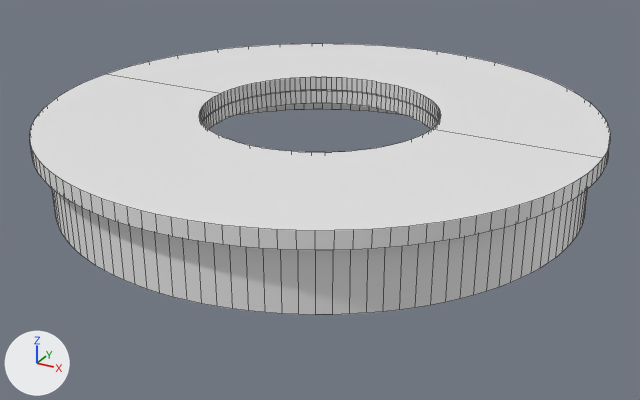
The Blender file blender/spacerTop_apply.blend, before and after one commit.
Camera for both pictures: a camera (50 mm lens) standing at (0.039, -0.071, 0.029) and looking at (0.0007, -0.0013, -0.0058). Lighting does not change. The marker at lower left points along +X, +Y and +Z. Mesh edges are drawn as thin lines.
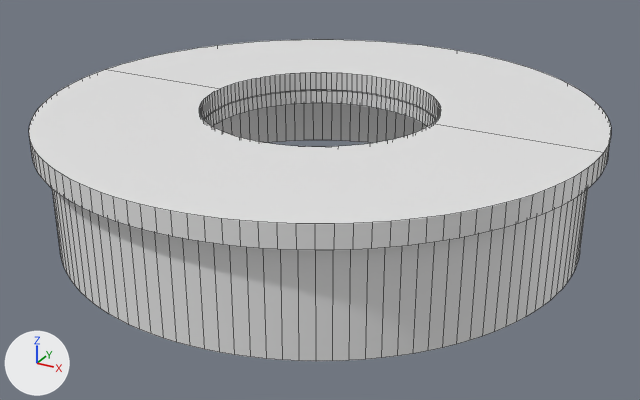
Where the newer file only moved an object's origin or applied its transform, the numbers keep the older frame.

Diff of the bpy script that builds the scene:
```diff
--- a/blender/spacerTop_apply.blend.py
+++ b/blender/spacerTop_apply.blend.py
@@ me_cylinder_001 @@
 # used by ob_cylinder; location = (0.0, 0.0, 0.0015); scale = (0.42, 0.42, 2.0)
-me_cylinder_001.from_pydata(...)  # 1280 vertices, 650 faces; spans x -0.0631..0.0631, y -0.0631..0.0631, z -0.003..0.0007
+me_cylinder_001.from_pydata(...)  # 1280 vertices, 650 faces; spans x -0.0631..0.0631, y -0.0631..0.0631, z -0.005..0.0009
+# me_cylinder_001 part 1: 512 of the vertices in x -0.0631..0.0631, y -0.0631..0.0631, z -0.003..0.0007 are scaled about their middle by (1, 1, 1.61), then moved by (0.0, 0.0, -0.0009)
```

Pixel boxes (x1, y1, x2, y2) of what changed, in the pictures (640 x 400 px):
'Cylinder', reshaped (18% taller)
    before: (30, 43, 610, 315)
    after: (29, 39, 611, 361)
